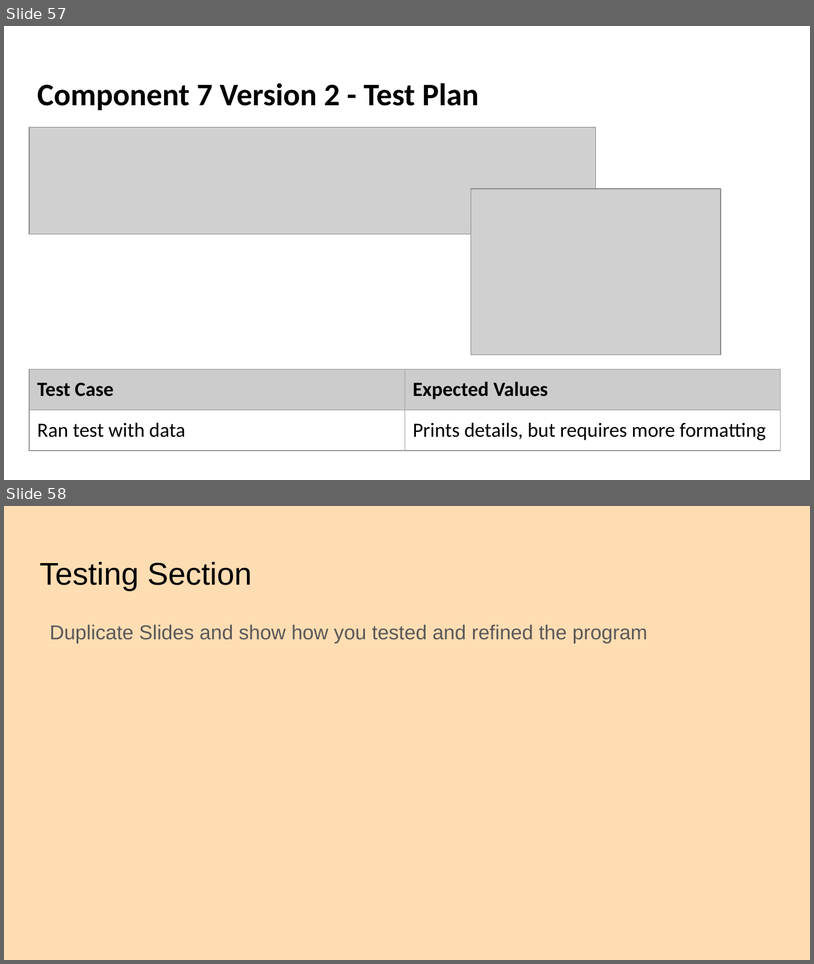
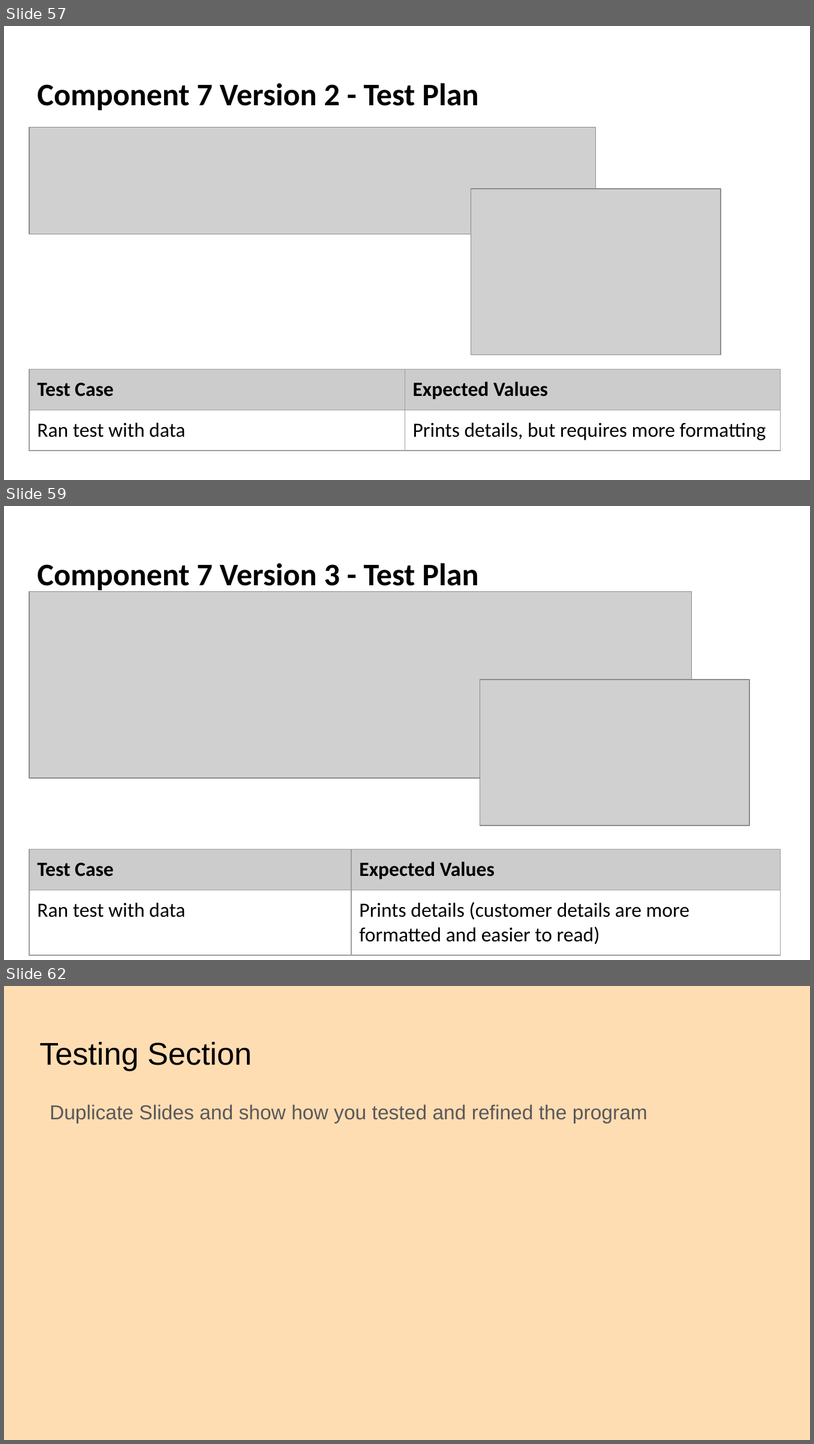
Before and after one commit to danettp/ds_nuts_bot, a slide deck: Danett Pepito - 000_91896 _ 91897 Documentation - 2150400 (Git).pptx. Shown one above the other, each under a label of ours: slides 57 and 58 before the commit, slides 57, 59 and 62 after it; the slides between them are not shown. The pictures are 814x964 and 814x1444 pixels, drawn with LibreOffice and Linux fonts; fonts in the diff are those of the drawing; grey boxes stand for pictures; background and template pictures are left out. Boxes give left, top, right and bottom in pixels: in the first picture for what was removed or moved away, otherwise in the second. Text is boxed around its words. In the diff, an @@ line names an element or a change of style, - is before the commit and + after.

```diff
--- a/Danett Pepito - 000_91896 _ 91897 Documentation - 2150400 (Git).pptx
+++ b/Danett Pepito - 000_91896 _ 91897 Documentation - 2150400 (Git).pptx
@@ slide 59 added at (4,506,810,960), background picture (left out) @@
@@ title added at (37,563,479,593), 28 pt, text #000000, bold @@
+Component 7 Version 3 - Test Plan
@@ picture added at (29,591,692,778) @@
@@ picture added at (480,679,750,825) @@
@@ table added at (29,849,780,954), 2 rows, 2 columns @@
+Test Case | Expected Values
+Ran test with data | Prints details (customer details are more formatted and easier to read)
@@ what was slide 58 is now slide 62 @@
```
Also in this commit, not shown: 3 other slides added, 2 other files.
